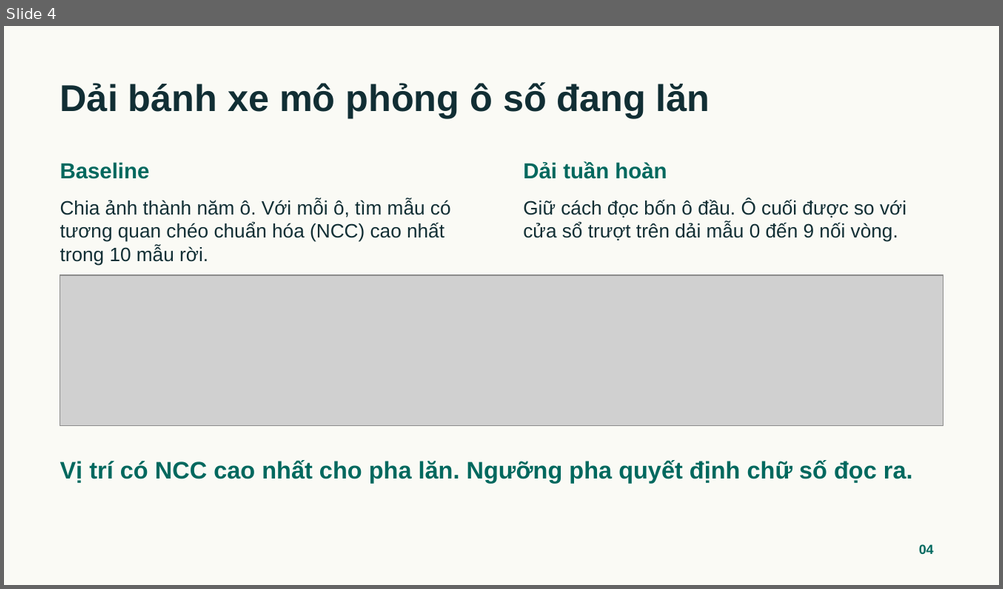
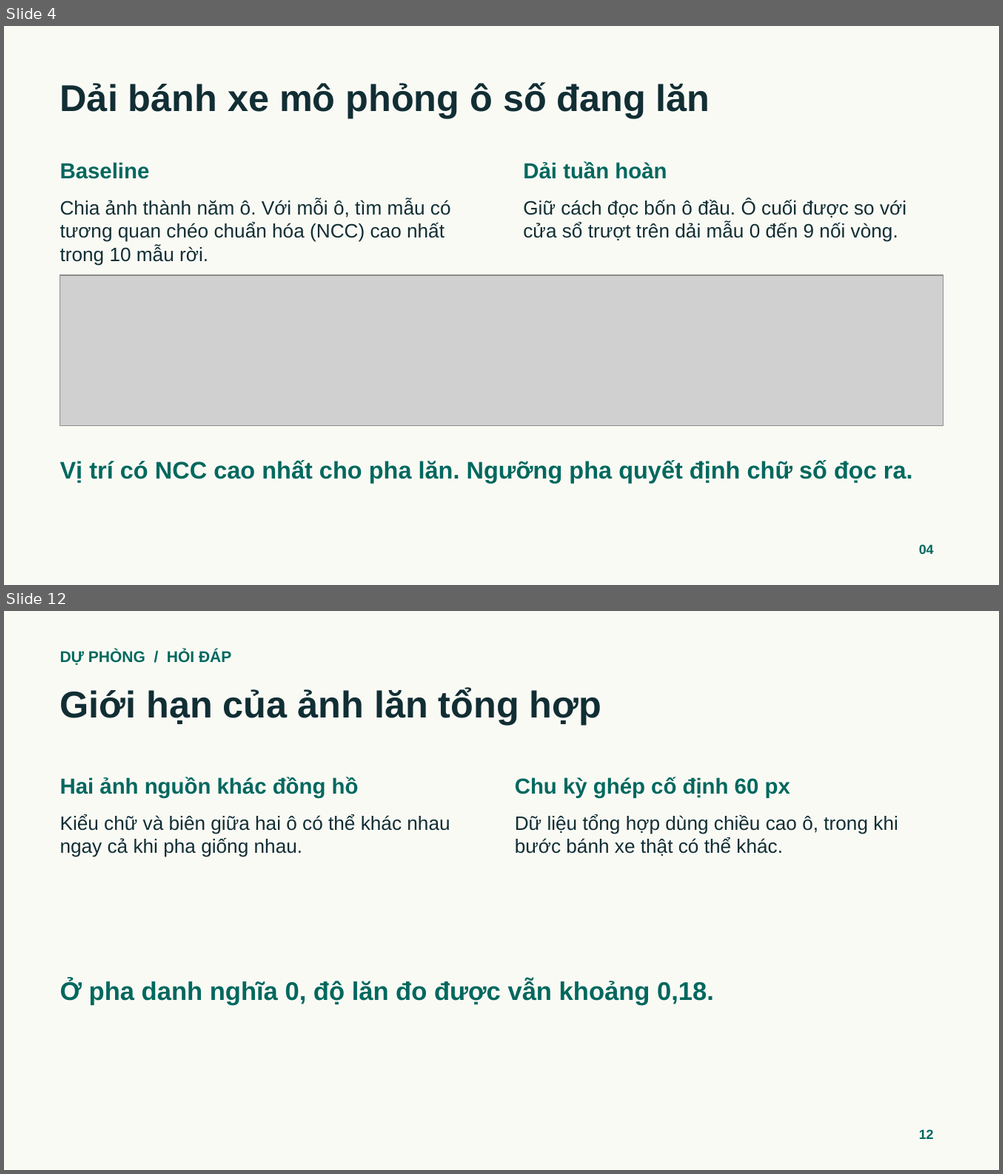
Before and after one commit to qivarnq3g/cv-water-meter-reading, a slide deck: report/Doc-chi-so-dong-ho-nuoc-Suon-thuyet-trinh.pptx. Shown one above the other, each under a label of ours: slide 4 before the commit, slides 4 and 12 after it; the slides between them are not shown. The pictures are 1003x589 and 1003x1174 pixels, drawn with LibreOffice and Linux fonts; fonts in the diff are those of the drawing; grey boxes stand for pictures. Boxes give left, top, right and bottom in pixels: in the first picture for what was removed or moved away, otherwise in the second. Text is boxed around its words. In the diff, an @@ line names an element or a change of style, - is before the commit and + after.

```diff
--- a/report/Doc-chi-so-dong-ho-nuoc-Suon-thuyet-trinh.pptx
+++ b/report/Doc-chi-so-dong-ho-nuoc-Suon-thuyet-trinh.pptx
@@ slide 12 added at (x1=4, y1=611, x2=999, y2=1170), background #FAFAF5 @@
@@ text added at (x1=60, y1=649, x2=231, y2=665), 15 pt, text #00685E, bold @@
+DỰ PHÒNG / HỎI ĐÁP
@@ text added at (x1=60, y1=688, x2=601, y2=725), 36 pt, text #112E34, bold @@
+Giới hạn của ảnh lăn tổng hợp
@@ text added at (x1=60, y1=777, x2=358, y2=798), 21 pt, text #00685E, bold @@
+Hai ảnh nguồn khác đồng hồ
@@ text added at (x1=515, y1=777, x2=790, y2=798), 21 pt, text #00685E, bold @@
+Chu kỳ ghép cố định 60 px
@@ text added at (x1=60, y1=815, x2=449, y2=857), 18.8 pt, text #112E34 @@
+Kiểu chữ và biên giữa hai ô có thể khác nhau ngay cả khi pha giống nhau.
@@ text added at (x1=515, y1=815, x2=898, y2=856), 18.8 pt, text #112E34 @@
+Dữ liệu tổng hợp dùng chiều cao ô, trong khi bước bánh xe thật có thể khác.
@@ text added at (x1=60, y1=980, x2=714, y2=1005), 24.8 pt, text #00685E, bold @@
+Ở pha danh nghĩa 0, độ lăn đo được vẫn khoảng 0,18.
@@ text added at (x1=919, y1=1130, x2=933, y2=1139), 12.8 pt, text #00685E, bold @@
+12
```
Also in this commit, not shown: 5 slides changed, 5 other slides added, 2 slides removed.
